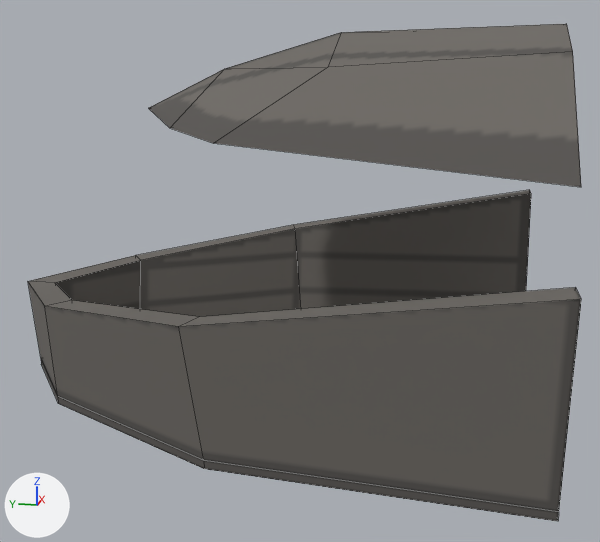
One commit to the OBJ model Assets/Models/Tiles/cockpit.obj: the scene before it, then after it.
One viewpoint serves both versions: a camera (50 mm lens) standing at (-6.32, 0.11, 2.47) and looking at (-0.06, 1.36, 0.91). Arrows for +X, +Y and +Z are at lower left; the lights stay in place. The picture after the commit comes second. Mesh edges are drawn as thin lines. Where no turn or scale is listed for an object, it has been applied to the vertices.

In view in the first picture: 'floor', 'wall_l', 'wall_u'.
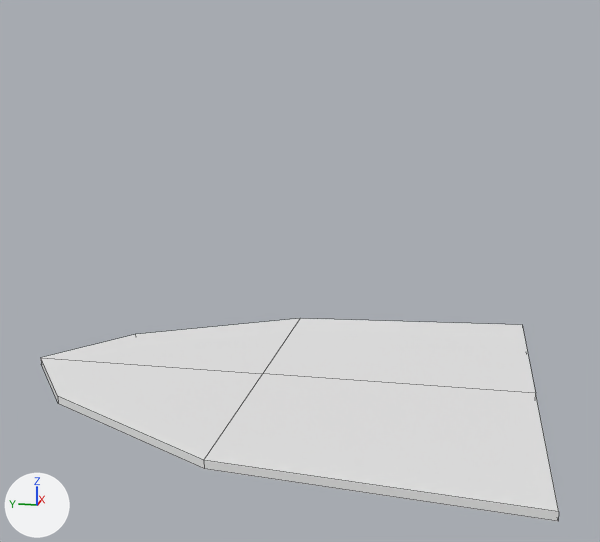
Commit message: Separated cockpit

Changed parts and their boxes [x1, y1, x2, y2] in the pictures (600 x 542 px):
'wall_l', deleted
    before: [28, 190, 581, 512]
'floor', recoloured
    both: [41, 360, 559, 521]
'wall_u', deleted
    before: [149, 24, 581, 187]

Patch to the scene script:
```diff
--- a/Assets/Models/Tiles/cockpit.obj.py
+++ b/Assets/Models/Tiles/cockpit.obj.py
@@ mat_m_49d79732_bfc3_31f2_7e9e_a9380d4ab981 @@
+mat_m_49d79732_bfc3_31f2_7e9e_a9380d4ab981 = principled_material('m_49d79732-bfc3-31f2-7e9e-a9380d4ab981')
+mat_m_49d79732_bfc3_31f2_7e9e_a9380d4ab981.base_color = (0.8, 0.8, 0.8)  # white #e7e7e7
+mat_m_49d79732_bfc3_31f2_7e9e_a9380d4ab981.roughness = 1.0
@@ me_floor @@
 me_floor.from_pydata(...)  # 18 vertices, 16 faces; spans x -1.81..1.81, y -0.5..3.69, z -0.06..0.0
-me_floor.materials.append(mat_m_dc55d790_dc42_d814_7527_4c68a0a1e82e)  # picture img_tex_cockpit_png
+me_floor.materials.append(mat_m_49d79732_bfc3_31f2_7e9e_a9380d4ab981)  # white #e7e7e7
@@ ob_wall_l @@
-ob_wall_l = bpy.data.objects.new('wall_l', me_wall_l)
-ob_wall_l.location = (0.0, 0.0, 0.0)
@@ ob_wall_u @@
-ob_wall_u = bpy.data.objects.new('wall_u', me_wall_u)
-ob_wall_u.location = (0.0, 0.0, 0.0)
```
